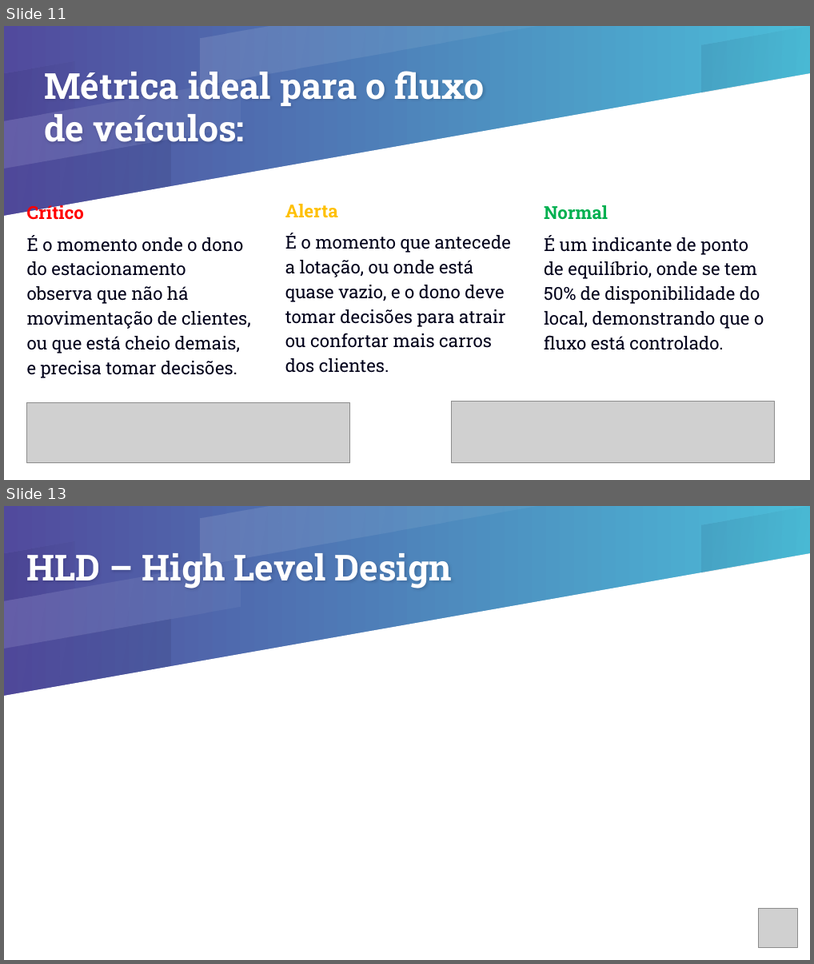
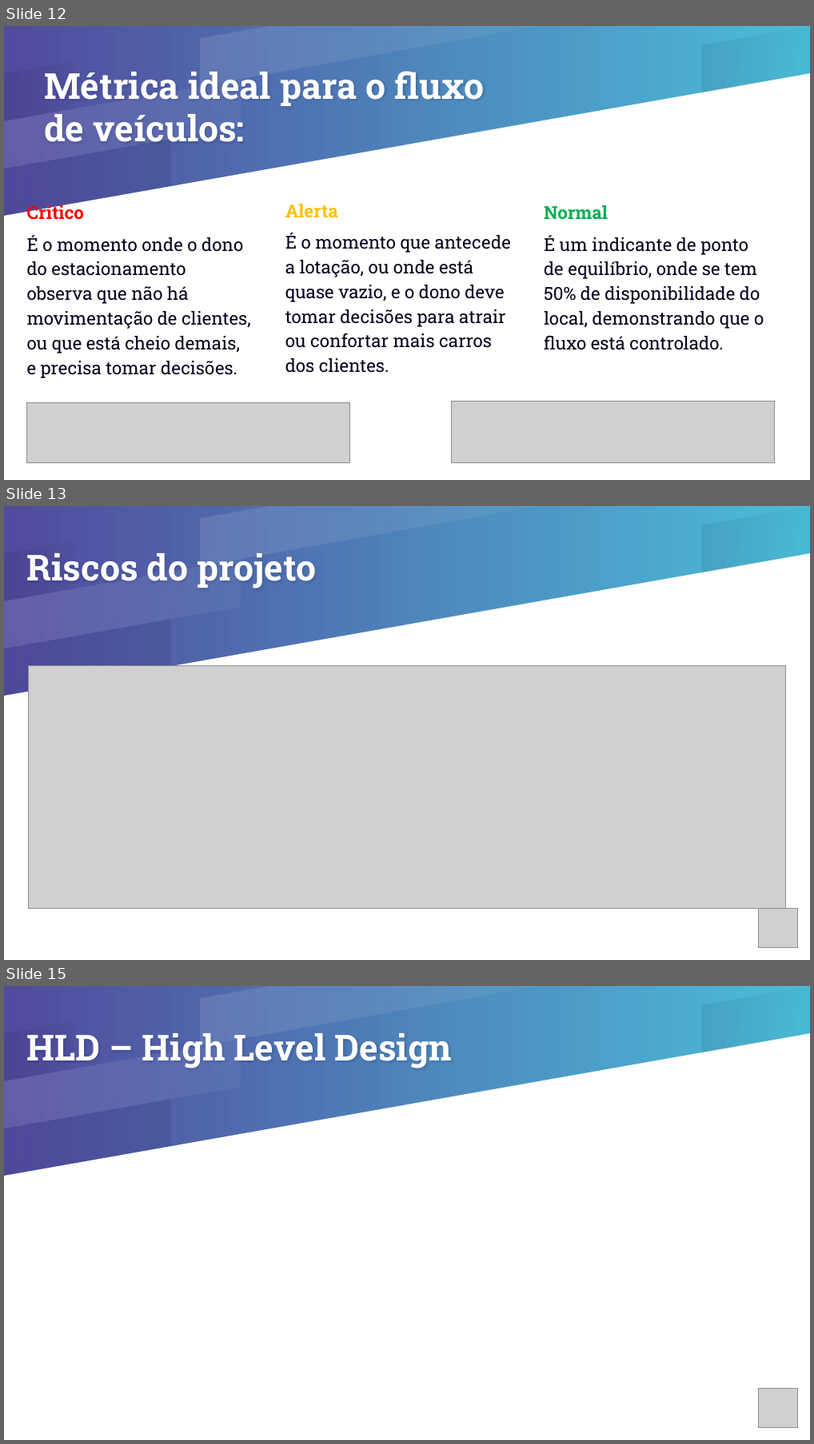
Before and after one commit to pedromendesbandtec/smart-park, a slide deck: Apresentação TechParking.pptx. Shown one above the other, each under a label of ours: slides 11 and 13 before the commit, slides 12, 13 and 15 after it; the slides between them are not shown. The pictures are 814x964 and 814x1444 pixels, drawn with LibreOffice and Linux fonts; fonts in the diff are those of the drawing; grey boxes stand for pictures. Boxes give left, top, right and bottom in pixels: in the first picture for what was removed or moved away, otherwise in the second. Text is boxed around its words. In the diff, an @@ line names an element or a change of style, - is before the commit and + after.

```diff
--- a/Apresentação TechParking.pptx
+++ b/Apresentação TechParking.pptx
@@ slide 13 added at (x1=4, y1=506, x2=810, y2=960), background gradient #514A9D to #4BBDD8; not listed: 6 template elements that a slide beside it also shows @@
@@ title added at (x1=27, y1=553, x2=316, y2=588), 32 pt, text #FFFFFF, bold @@
+Riscos do projeto
@@ picture added at (x1=28, y1=666, x2=786, y2=908) @@
@@ picture added at (x1=758, y1=908, x2=798, y2=948) @@
@@ what was slide 11 is now slide 12 @@
@@ what was slide 13 is now slide 15 @@
```
Also in this commit, not shown: 8 slides changed, 2 other slides added.
